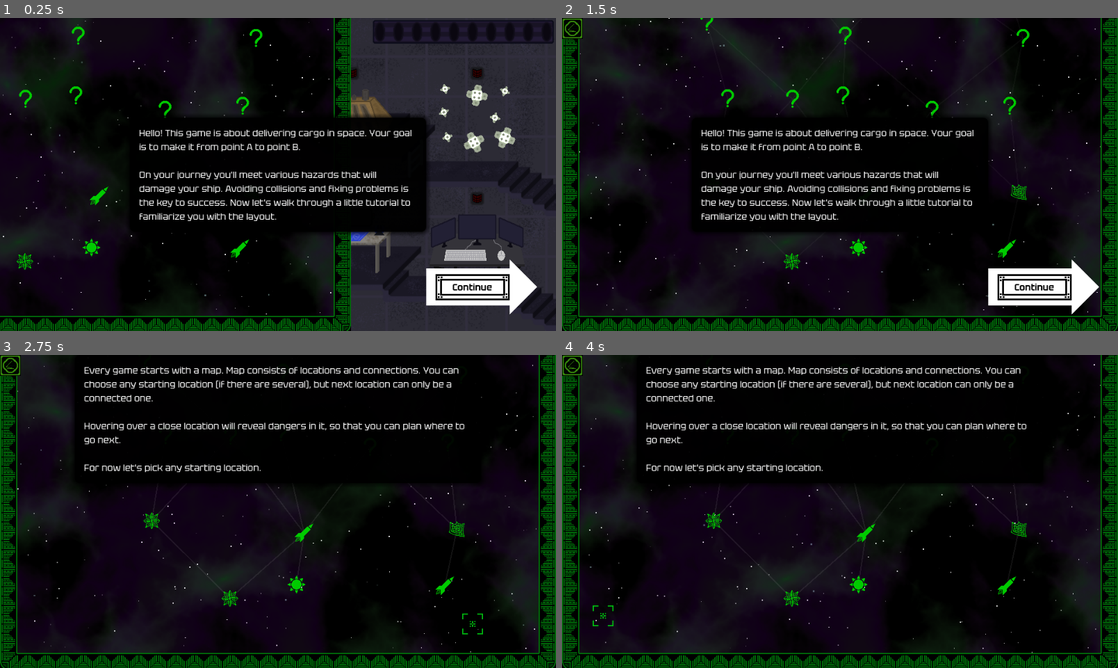
Above: before the commit, frames 1-4 (two rows, left to right).
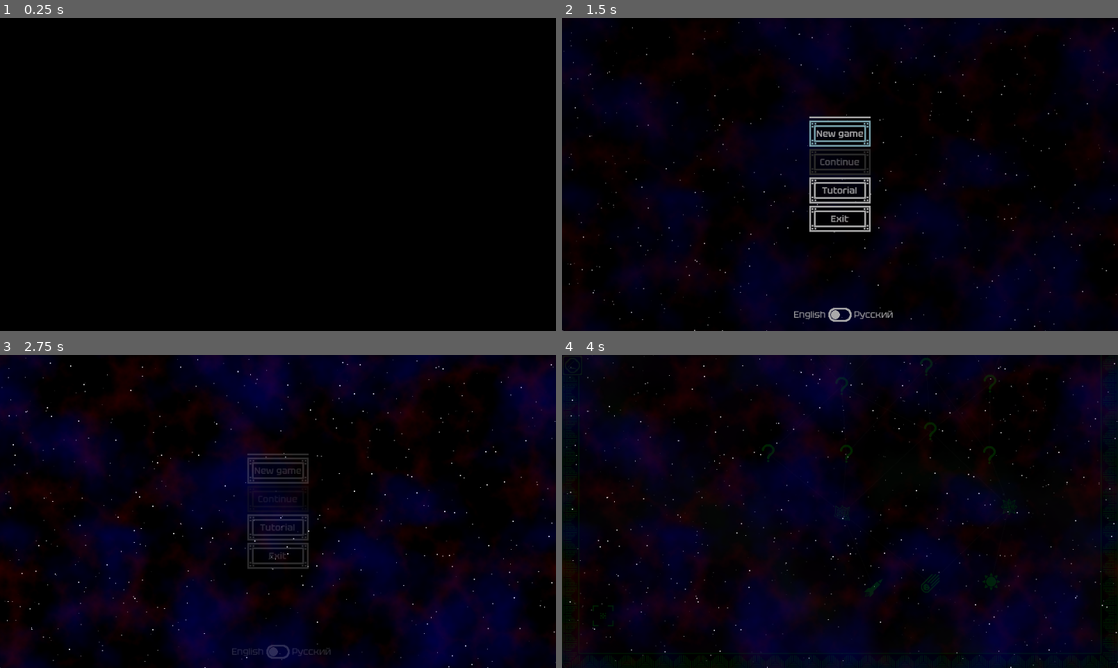
Above: after the commit, the same moments.

Repository: kedalovo/-SG-Spaceship-Management
Game: Godot game, scene res://Start Menu/start_menu.tscn
Same seed, same stepped clock (60 frames per second), same inputs: the game is played once before the commit and once after it. Before the commit the project starts from res://Game Scene/Game.tscn.
Inputs (mouse positions are in pixels of both pictures, inside the frame that each line leads up to):
- Up to frame 1 (0.25 s): no input
- Up to frame 2 (1.5 s): click (840, 133) at 0.5 s, where only the run after the commit has a clickable "New game"; click (840, 133) at 1.25 s, where only the run after the commit has a clickable "New game"
- Up to frame 3 (2.75 s): click (472, 624) at 2 s, where only the run before the commit has a clickable "Continue"
- Up to frame 4 (4 s): move the mouse to (962, 495) at 2.77 s; hold Right (right) 2.78-3.5 s; hold ` (test) 2.78-3.5 s; click (962, 495) at 2.92 s; click (600, 614) at 3.5 s

The runs differ from the first frame. In frame 1, 45% of the frame differs, in the area x 0-100%, y 0-100%; in frame 2, 30%; in frame 3, 35%; in frame 4, 29%.

Commit message:
Fixed a bunch of things, hard to remember all. Testing the game and moving through the bugs.

Diff:
--- a/Balance/balance.gd
+++ b/Balance/balance.gd
@@ -12,7 +12,8 @@
 		return value
 	set(v):
 		value = clampi(v, 0, 10)
-		set_balance(v)
+		game_manager.balance = value
+		set_balance(value)
 
 
 func set_balance(new_balance: int) -> void:
--- a/Game Scene/Game.tscn
+++ b/Game Scene/Game.tscn
@@ -2569,19 +2569,25 @@
 z_index = 2
 layout_mode = 3
 anchors_preset = 0
+offset_left = 256.0
 offset_right = 960.0
 offset_bottom = 540.0
-metadata/_edit_lock_ = true
 
 [node name="System Close-up Marker" type="Panel" parent="System Container"]
 z_index = 2
-layout_mode = 0
-offset_left = 304.0
-offset_top = 56.0
-offset_right = 920.0
-offset_bottom = 488.0
+layout_mode = 1
+anchors_preset = 8
+anchor_left = 0.5
+anchor_top = 0.5
+anchor_right = 0.5
+anchor_bottom = 0.5
+offset_left = -308.0
+offset_top = -216.0
+offset_right = 308.0
+offset_bottom = 216.0
+grow_horizontal = 2
+grow_vertical = 2
 theme_override_styles/panel = SubResource("StyleBoxTexture_0rv56")
-metadata/_edit_lock_ = true
 
 [node name="Red Dot" type="TextureRect" parent="System Container/System Close-up Marker"]
 layout_mode = 1
@@ -2979,10 +2985,16 @@
 [connection signal="mouse_exited" from="Systems Sprites/ComputerSprite/Button" to="Systems Sprites/ComputerSprite" method="_on_button_mouse_exited"]
 [connection signal="pressed" from="Systems Sprites/ComputerSprite/Button" to="Systems Sprites/ComputerSprite" method="_on_button_pressed"]
 [connection signal="gui_input" from="System Container" to="." method="_on_system_container_gui_input"]
+[connection signal="algae_added" from="SubViewportContainer/SubViewport/Life Support System" to="." method="_on_life_support_system_algae_added"]
+[connection signal="algae_ran_out" from="SubViewportContainer/SubViewport/Life Support System" to="." method="_on_life_support_system_algae_ran_out"]
 [connection signal="finished_animation" from="SubViewportContainer/SubViewport/Life Support System" to="." method="_on_system_animation_finished"]
 [connection signal="fixed" from="SubViewportContainer/SubViewport/Life Support System" to="." method="_on_system_fixed"]
+[connection signal="coolant_cell_added" from="SubViewportContainer/SubViewport/Engines System" to="." method="_on_engines_system_coolant_cell_added"]
+[connection signal="coolant_cells_ran_out" from="SubViewportContainer/SubViewport/Engines System" to="." method="_on_engines_system_coolant_cells_ran_out"]
 [connection signal="finished_animation" from="SubViewportContainer/SubViewport/Engines System" to="." method="_on_system_animation_finished"]
 [connection signal="fixed" from="SubViewportContainer/SubViewport/Engines System" to="." method="_on_system_fixed"]
+[connection signal="fuel_cell_added" from="SubViewportContainer/SubViewport/Engines System" to="." method="_on_engines_system_fuel_cell_added"]
+[connection signal="fuel_cells_ran_out" from="SubViewportContainer/SubViewport/Engines System" to="." method="_on_engines_system_fuel_cells_ran_out"]
 [connection signal="finished_animation" from="SubViewportContainer/SubViewport/Hull System" to="." method="_on_system_animation_finished"]
 [connection signal="fixed" from="SubViewportContainer/SubViewport/Hull System" to="." method="_on_system_fixed"]
 [connection signal="finished_animation" from="SubViewportContainer/SubViewport/Electrical System" to="." method="_on_system_animation_finished"]
--- a/Game Scene/game.gd
+++ b/Game Scene/game.gd
@@ -86,7 +86,7 @@
 var can_control_via_arrows: bool
 var is_store_open: bool
 var is_map_open: bool
-var is_tutorial: bool = true
+var is_tutorial: bool
 
 
 func _ready() -> void:
@@ -97,8 +97,6 @@
 		setup_tutorial()
 	else:
 		toggle_map(true)
-		for i in 10:
-			life_support_system.add_fuel()
 		for i in 5:
 			engines_system.add_fuel()
 			engines_system.add_coolant()
@@ -138,7 +136,7 @@
 			var moved: bool = space.move(Vector2.DOWN)
 			if moved:
 				cabin_view.scale = Vector2(CABIN_ZOOM_LEVEL, CABIN_ZOOM_LEVEL)
-	if event.is_action_pressed(&"fullscreen") and can_control_via_arrows:
+	if event.is_action_pressed(&"fullscreen"):
 		if DisplayServer.window_get_mode() == DisplayServer.WindowMode.WINDOW_MODE_WINDOWED:
 			DisplayServer.window_set_mode(DisplayServer.WINDOW_MODE_EXCLUSIVE_FULLSCREEN)
 		elif DisplayServer.window_get_mode() == DisplayServer.WindowMode.WINDOW_MODE_EXCLUSIVE_FULLSCREEN:
@@ -190,6 +188,9 @@
 	toggle_map(false)
 	Input.mouse_mode = Input.MOUSE_MODE_VISIBLE
 	game_manager.is_playing = true
+	for i in 10:
+		life_support_system.call_deferred(&"add_fuel")
+	life_support_system.start()
 	map.cursor.hide()
 
 
@@ -227,6 +228,9 @@
 		round_timer.start(180.0)
 		return
 	toggle_store(true)
+	if GameManager.is_in_system:
+		systems[current_system_idx].close()
+		GameManager.is_in_system = false
 	space.stop()
 	for node in systems:
 		node.fix()
@@ -489,6 +493,7 @@
 			get_tree().create_timer(10.0).timeout.connect(tutorial.proceed)
 		"systems":
 			life_support_sprite.enabled = true
+			life_support_system.start()
 			life_support_system._damage(1, game_manager.damage_types.HEAT)
 			system_fog.toggle(true)
 			life_support_sprite.damage()
@@ -505,3 +510,45 @@
 
 func _on_game_over_button_pressed() -> void:
 	get_tree().change_scene_to_file("res://Start Menu/start_menu.tscn")
+
+
+func _on_life_support_system_algae_ran_out() -> void:
+	system_fog.toggle(true)
+	life_support_sprite.damage()
+
+
+func _on_life_support_system_algae_added() -> void:
+	system_fog.toggle(false)
+	life_support_sprite.fix()
+
+
+func _on_engines_system_fuel_cells_ran_out() -> void:
+	smoke_1.emitting = true
+	smoke_2.emitting = true
+	smoke_3.emitting = true
+	smoke_4.emitting = true
+	engines_sprite.damage()
+
+
+func _on_engines_system_coolant_cells_ran_out() -> void:
+	smoke_1.emitting = true
+	smoke_2.emitting = true
+	smoke_3.emitting = true
+	smoke_4.emitting = true
+	engines_sprite.damage()
+
+
+func _on_engines_system_fuel_cell_added() -> void:
+	smoke_1.emitting = false
+	smoke_2.emitting = false
+	smoke_3.emitting = false
+	smoke_4.emitting = false
+	engines_sprite.fix()
+
+
+func _on_engines_system_coolant_cell_added() -> void:
+	smoke_1.emitting = false
+	smoke_2.emitting = false
+	smoke_3.emitting = false
+	smoke_4.emitting = false
+	engines_sprite.fix()
--- a/Hazards/hazard.tscn
+++ b/Hazards/hazard.tscn
@@ -16,6 +16,7 @@
 autostart = true
 
 [node name="ColorRect" type="ColorRect" parent="."]
+visible = false
 offset_left = -8.0
 offset_top = -8.0
 offset_right = 8.0
--- a/Start Menu/start_menu.gd
+++ b/Start Menu/start_menu.gd
@@ -35,6 +35,11 @@
 func _input(event: InputEvent) -> void:
 	if event.is_action_pressed(&"esc"):
 		quit_game()
+	if event.is_action_pressed(&"fullscreen"):
+		if DisplayServer.window_get_mode() == DisplayServer.WindowMode.WINDOW_MODE_WINDOWED:
+			DisplayServer.window_set_mode(DisplayServer.WINDOW_MODE_EXCLUSIVE_FULLSCREEN)
+		elif DisplayServer.window_get_mode() == DisplayServer.WindowMode.WINDOW_MODE_EXCLUSIVE_FULLSCREEN:
+			DisplayServer.window_set_mode(DisplayServer.WINDOW_MODE_WINDOWED)
 
 
 func _process(_delta: float) -> void:
--- a/Start Menu/start_menu.tscn
+++ b/Start Menu/start_menu.tscn
@@ -189,6 +189,21 @@
 _data = {
 "RESET": SubResource("Animation_ibsy0"),
 "start_game": SubResource("Animation_fo05p")
+}
+
+[sub_resource type="Animation" id="Animation_eas0w"]
+length = 0.001
+tracks/0/type = "value"
+tracks/0/imported = false
+tracks/0/enabled = true
+tracks/0/path = NodePath(".:modulate")
+tracks/0/interp = 1
+tracks/0/loop_wrap = true
+tracks/0/keys = {
+"times": PackedFloat32Array(0),
+"transitions": PackedFloat32Array(1),
+"update": 0,
+"values": [Color(0, 0, 0, 1)]
 }
 
 [sub_resource type="Animation" id="Animation_yd0uw"]
@@ -208,21 +223,6 @@
 "values": [Color(0, 0, 0, 1), Color(1, 1, 1, 1)]
 }
 
-[sub_resource type="Animation" id="Animation_eas0w"]
-length = 0.001
-tracks/0/type = "value"
-tracks/0/imported = false
-tracks/0/enabled = true
-tracks/0/path = NodePath(".:modulate")
-tracks/0/interp = 1
-tracks/0/loop_wrap = true
-tracks/0/keys = {
-"times": PackedFloat32Array(0),
-"transitions": PackedFloat32Array(1),
-"update": 0,
-"values": [Color(0, 0, 0, 1)]
-}
-
 [sub_resource type="AnimationLibrary" id="AnimationLibrary_ahe4i"]
 _data = {
 "RESET": SubResource("Animation_eas0w"),
--- a/Systems/Engines/Cell/cell.gd
+++ b/Systems/Engines/Cell/cell.gd
@@ -18,7 +18,7 @@
 
 var start_pos: Vector2
 
-var health: int = 100
+var health: float = 100.0
 var in_slot: int = -1
 
 var is_held: bool = false
@@ -27,13 +27,13 @@
 var is_destroyed: bool = false
 
 
-func use(amount: int) -> void:
+func use(amount: float) -> void:
 	if is_depleting and !is_destroyed and !is_held:
-		var total_amount: int = 0
+		var total_amount: float = 0.0
 		if type == game_manager.engine_cell_types.FUEL:
-			total_amount = ceili(amount * game_manager.wear_modifier)
+			total_amount = amount * game_manager.wear_modifier
 		elif type == game_manager.engine_cell_types.COOLANT:
-			total_amount = floori(amount / game_manager.wear_modifier)
+			total_amount = amount / game_manager.wear_modifier
 		health -= total_amount
 		if health <= 0:
 			health = 0
--- a/Systems/Engines/engines_system.gd
+++ b/Systems/Engines/engines_system.gd
@@ -1,4 +1,10 @@
 extends system
+
+
+signal fuel_cells_ran_out
+signal coolant_cells_ran_out
+signal fuel_cell_added
+signal coolant_cell_added
 
 
 const CELL_SCENE = preload("res://Systems/Engines/Cell/cell.tscn")
@@ -8,6 +14,9 @@
 @onready var fuel_timer: Timer = $FuelTimer
 @onready var coolant_timer: Timer = $CoolantTimer
 @onready var camera: Camera2D = $Camera2D
+@onready var label: Label = $Label
+@onready var empty_fuel_timer: Timer = $"Empty Fuel Timer"
+@onready var empty_coolant_timer: Timer = $"Empty Coolant Timer"
 
 @onready var slots_fuel: Array[int] = []
 @onready var slots_coolant: Array[int] = []
@@ -16,9 +25,10 @@
 @onready var cells_coolant: Array[Cell] = []
 
 @onready var hovered_slot: int = -1
-@onready var label: Label = $Label
 
 var destroyed_cells: int = 0
+
+var is_empty: bool
 
 
 func _ready() -> void:
@@ -131,16 +141,16 @@
 			destroyed_cells += 1
 
 
-func get_fuel_health() -> int:
-	var health := 0
+func get_fuel_health() -> float:
+	var health := 0.0
 	for cell in cells_fuel:
 		if cell.is_depleting:
 			health += cell.health
 	return health
 
 
-func get_coolant_health() -> int:
-	var health := 0
+func get_coolant_health() -> float:
+	var health := 0.0
 	for cell in cells_coolant:
 		if cell.is_depleting:
 			health += cell.health
@@ -189,7 +199,17 @@
 		if cell.is_depleting and !cell.is_depleted and !cell.is_destroyed and !cell.is_held:
 			active_cells.append(cell)
 	if active_cells.size() > 0:
-		active_cells.pick_random().use(1)
+		if is_empty:
+			is_empty = false
+			empty_fuel_timer.stop()
+			fuel_cell_added.emit()
+		active_cells.pick_random().use(0.5)
+	else:
+		if is_empty:
+			pass
+		else:
+			is_empty = true
+			empty_fuel_timer.start()
 
 
 func _on_coolant_timer_timeout() -> void:
@@ -198,7 +218,17 @@
 		if cell.is_depleting and !cell.is_depleted and !cell.is_destroyed and !cell.is_held:
 			active_cells.append(cell)
 	if active_cells.size() > 0:
-		active_cells.pick_random().use(1)
+		if is_empty:
+			is_empty = false
+			empty_coolant_timer.stop()
+			coolant_cell_added.emit()
+		active_cells.pick_random().use(0.5)
+	else:
+		if is_empty:
+			pass
+		else:
+			is_empty = true
+			empty_coolant_timer.start()
 
 
 func _on_slot_cell_entered(slot_index: int) -> void:
@@ -207,3 +237,11 @@
 
 func _on_slot_cell_exited(_slot_index: int) -> void:
 	pass
+
+
+func _on_empty_fuel_timer_timeout() -> void:
+	fuel_cells_ran_out.emit()
+
+
+func _on_empty_coolant_timer_timeout() -> void:
+	coolant_cells_ran_out.emit()
--- a/Systems/Engines/engines_system.tscn
+++ b/Systems/Engines/engines_system.tscn
@@ -274,6 +274,12 @@
 offset_top = -85.0
 offset_right = 23.0
 offset_bottom = -62.0
+
+[node name="Empty Fuel Timer" type="Timer" parent="."]
+wait_time = 10.0
+one_shot = true
+
+[node name="Empty Coolant Timer" type="Timer" parent="."]
 
 [connection signal="body_entered" from="Cell Slots/Slot 1" to="Cell Slots/Slot 1" method="_on_body_entered"]
 [connection signal="body_exited" from="Cell Slots/Slot 1" to="Cell Slots/Slot 1" method="_on_body_exited"]
@@ -317,3 +323,5 @@
 [connection signal="cell_exited" from="Cell Slots/Slot 10" to="." method="_on_slot_cell_exited"]
 [connection signal="timeout" from="FuelTimer" to="." method="_on_fuel_timer_timeout"]
 [connection signal="timeout" from="CoolantTimer" to="." method="_on_coolant_timer_timeout"]
+[connection signal="timeout" from="Empty Fuel Timer" to="." method="_on_empty_fuel_timer_timeout"]
+[connection signal="timeout" from="Empty Coolant Timer" to="." method="_on_empty_coolant_timer_timeout"]
--- a/Systems/Life Support/Algae/algae.gd
+++ b/Systems/Life Support/Algae/algae.gd
@@ -7,23 +7,23 @@
 @onready var sprite: Sprite2D = $Sprite
 
 
-var health: int = 100
+var health: float = 100.0
 var is_cooked: bool = false
 var is_cooking: bool = false
 
 var is_held: bool = false
 
 
-func cook(damage: int) -> void:
+func cook(damage: float) -> void:
 	is_cooking = true
 	if !is_cooked:
-		health -= ceili(damage * game_manager.wear_modifier)
+		health -= damage * game_manager.wear_modifier
 		if health <= 0:
 			health = 0
 			is_cooked = true
 			is_cooking = false
 			call_deferred("set_collision_layer_value", 16, true)
-		sprite.modulate = Color.WHITE.darkened((100 - health) / 100.0)
+		sprite.modulate = Color.WHITE.darkened((100.0 - health) / 100.0)
 		apply_central_impulse(Vector2(randi()%300-150, randi()%300-150))
 
 
--- a/Systems/Life Support/life_support_system.gd
+++ b/Systems/Life Support/life_support_system.gd
@@ -1,4 +1,8 @@
 extends system
+
+
+signal algae_ran_out
+signal algae_added
 
 
 const LIFE_SUPPORT_UPGRADE = preload("res://Systems/Life Support/Assets/Life Support upgrade.png")
@@ -8,10 +12,13 @@
 @onready var cooker_area: Area2D = $"Cooker Area"
 @onready var damage_timer: Timer = $DamageTimer
 @onready var camera: Camera2D = $Camera2D
+@onready var empty_timer: Timer = $"Empty Timer"
 
 var algae_in_cooker: Array[Algae] = []
 
-var constant_damage: int = 1
+var constant_damage: float = 0.5
+
+var is_empty: bool
 
 
 func get_health() -> int:
@@ -26,6 +33,10 @@
 	var new_algae = ALGAE_SCENE.instantiate()
 	new_algae.position = Vector2(randi_range(-152, -72), -36)
 	algae_container.add_child(new_algae)
+
+
+func start() -> void:
+	$CookTimer.start()
 
 
 func upgrade(to_tier: int) -> void:
@@ -52,7 +63,7 @@
 	if type == game_manager.damage_types.HEAT:
 		print("Life support system: damaged")
 		is_damaged = true
-		constant_damage = 1 + strength
+		constant_damage = 0.5 + strength
 		damage_timer.start(10 + strength * 5)
 
 
@@ -77,10 +88,24 @@
 
 func _on_cook_timer_timeout() -> void:
 	if !algae_in_cooker.is_empty():
+		if is_empty:
+			is_empty = false
+			empty_timer.stop()
+			algae_added.emit()
 		algae_in_cooker[randi()%algae_in_cooker.size()].cook(constant_damage)
+	else:
+		if is_empty:
+			pass
+		else:
+			is_empty = true
+			empty_timer.start()
 
 
 func _on_damage_timer_timeout() -> void:
-	constant_damage = 1
-	is_damaged = false
+	constant_damage = 0.5
 	fix()
+
+
+func _on_empty_timer_timeout() -> void:
+	is_damaged = true
+	algae_ran_out.emit()
--- a/Systems/Life Support/life_support_system.tscn
+++ b/Systems/Life Support/life_support_system.tscn
@@ -242,8 +242,7 @@
 
 [node name="CookTimer" type="Timer" parent="."]
 process_callback = 0
-wait_time = 0.1
-autostart = true
+wait_time = 0.2
 
 [node name="DamageTimer" type="Timer" parent="."]
 process_callback = 0
@@ -264,6 +263,10 @@
 
 [node name="Collision" type="CollisionShape2D" parent="Algae Sorter"]
 shape = SubResource("CircleShape2D_snft3")
+
+[node name="Empty Timer" type="Timer" parent="."]
+wait_time = 10.0
+one_shot = true
 
 [connection signal="body_entered" from="Cooker Area" to="." method="_on_cooker_area_body_entered"]
 [connection signal="body_exited" from="Cooker Area" to="." method="_on_cooker_area_body_exited"]
@@ -273,3 +276,4 @@
 [connection signal="body_entered" from="Upgraded Dispose Area" to="." method="_on_dispose_area_body_entered"]
 [connection signal="timeout" from="CookTimer" to="." method="_on_cook_timer_timeout"]
 [connection signal="timeout" from="DamageTimer" to="." method="_on_damage_timer_timeout"]
+[connection signal="timeout" from="Empty Timer" to="." method="_on_empty_timer_timeout"]
--- a/Systems/system.gd
+++ b/Systems/system.gd
@@ -31,8 +31,9 @@
 
 
 func fix() -> void:
-	is_damaged = false
-	fixed.emit(self)
+	if is_damaged:
+		is_damaged = false
+		fixed.emit(self)
 
 
 func open() -> void:
--- a/project.godot
+++ b/project.godot
@@ -11,7 +11,7 @@
 [application]
 
 config/name="[SG] Spaceship Management"
-run/main_scene="res://Game Scene/game.tscn"
+run/main_scene="res://Start Menu/start_menu.tscn"
 config/features=PackedStringArray("4.3", "Mobile")
 boot_splash/bg_color=Color(0, 0, 0, 1)
 config/icon="res://icon.svg"
